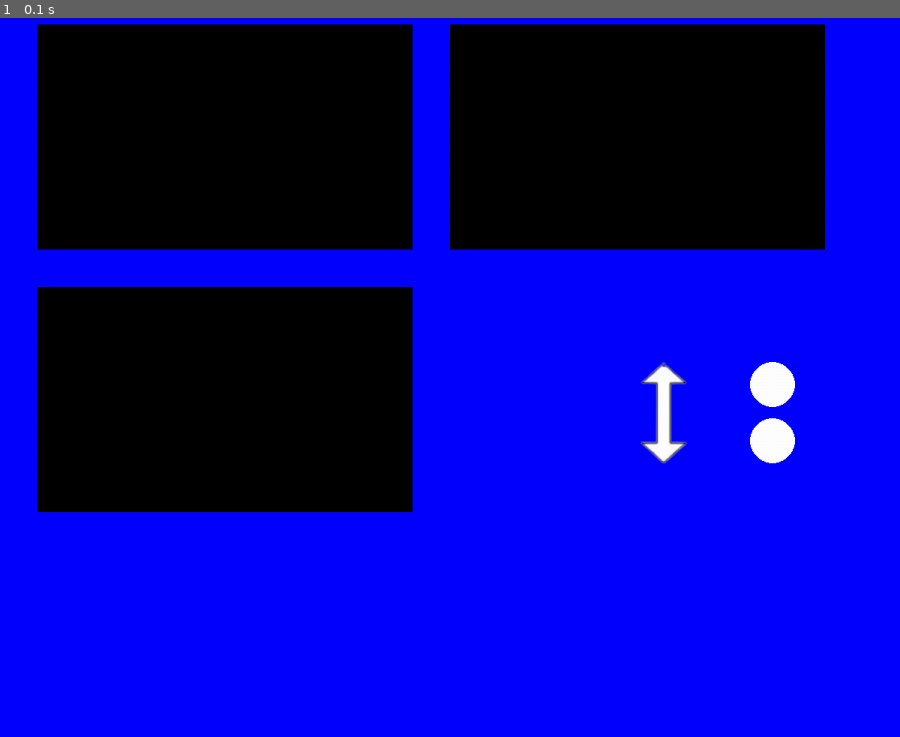
Above: before the commit, frame 1.
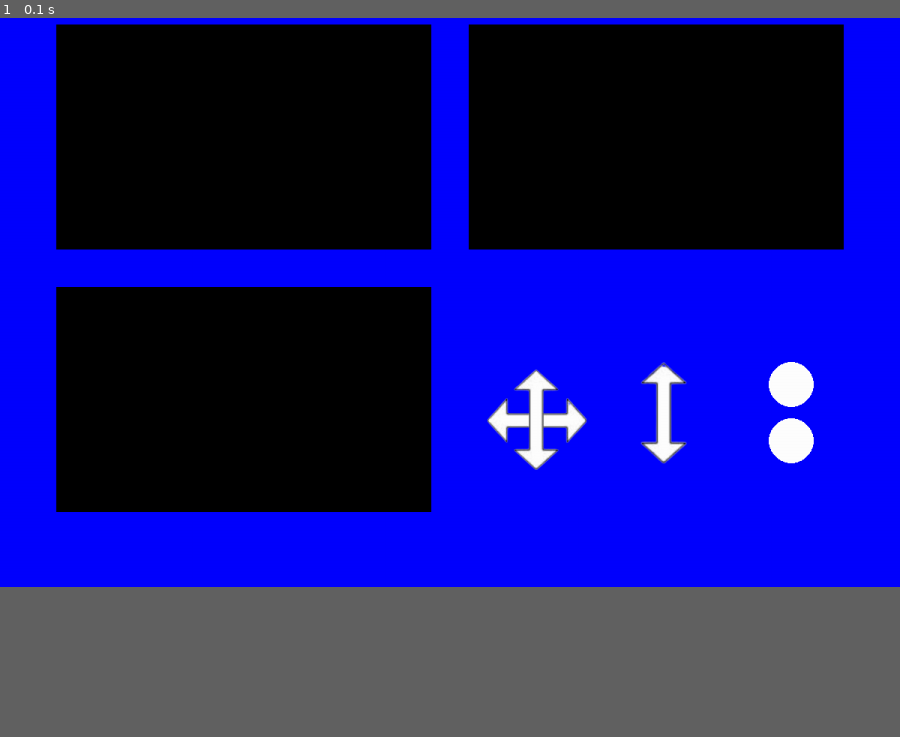
Above: after the commit, the same moment.

Repository: 1053079/MQTT-Crane
Game: pygame game, started from UserInterface/UI.py
Same seed, same stepped clock (60 frames per second), same inputs: the game is played once before the commit and once after it.
Inputs:
- Up to frame 1 (0.1 s): no input
In our replay, the window is 900x750 before the commit and 900x600 after it. These sizes can differ from the game's own. Grey fills any space a smaller window leaves; there, only what the larger window draws over its background counts as a difference.

The runs differ from the first frame. In frame 1, 5.2% of the frame differs, in the area x 4-94%, y 0-69%.

Commit message:
more arrows

Diff:
--- a/UserInterface/UI.py
+++ b/UserInterface/UI.py
@@ -5,7 +5,7 @@
 pygame.init()
 
 # Creates the screen allows you to change the (Width, Height) in px.
-screen = pygame.display.set_mode((1200, 1000))
+screen = pygame.display.set_mode((1200, 800))
 
 # This is the title of the screen you see above the screen.
 pygame.display.set_caption("Elephant Crane")
@@ -24,7 +24,7 @@
 # Controls
 
 # WASD arrows
-# Work in Progress...
+WASD = pygame.image.load('UserInterface/wasdKeys.png')
 
 # Arrow in middle
 arrow = pygame.image.load('UserInterface/arrowKey.png')
@@ -42,14 +42,19 @@
     screen.fill(blue)
 
     # blits the views to the screen. the parameters are the x and y coordinates.
-    screen.blit(view, (50,50))
-    screen.blit(view2, (600,50))
-    screen.blit(view3, (50,400))
+    screen.blit(view, (75,50))
+    screen.blit(view2, (625,50))
+    screen.blit(view3, (75,400))
 
+    # Blits WASD Keys
+    screen.blit(WASD, (650, 500))
+
+    # BLits the arrow in the middle
     screen.blit(arrow, (850, 500))
+
     # blits the circles to screen
-    screen.blit(circle, (1000,500))
-    screen.blit(circle2, (1000,575))
+    screen.blit(circle, (1025,500))
+    screen.blit(circle2, (1025,575))
 
     for event in pygame.event.get():
         if event.type == pygame.QUIT:
Binary file added: UserInterface/wasdKeys.png
